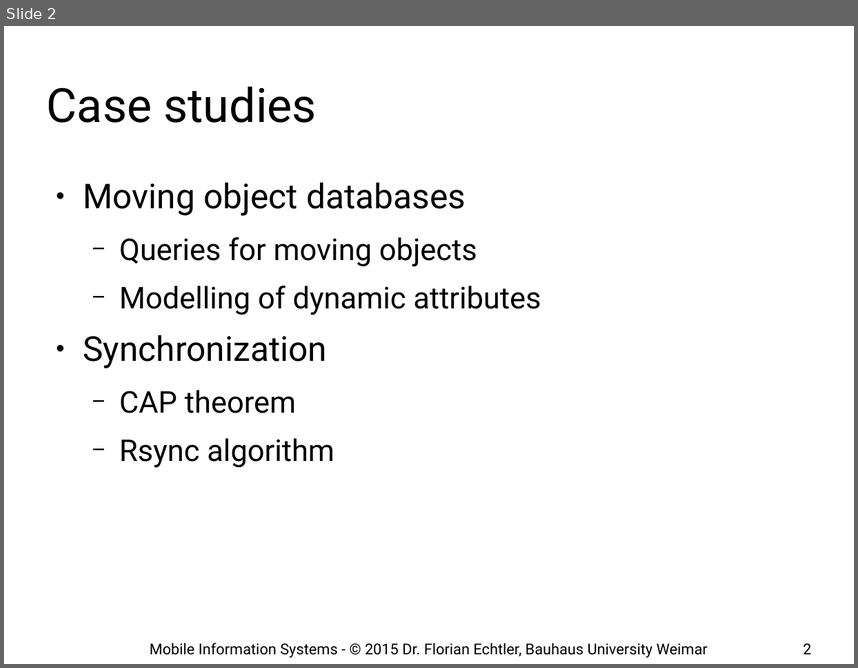
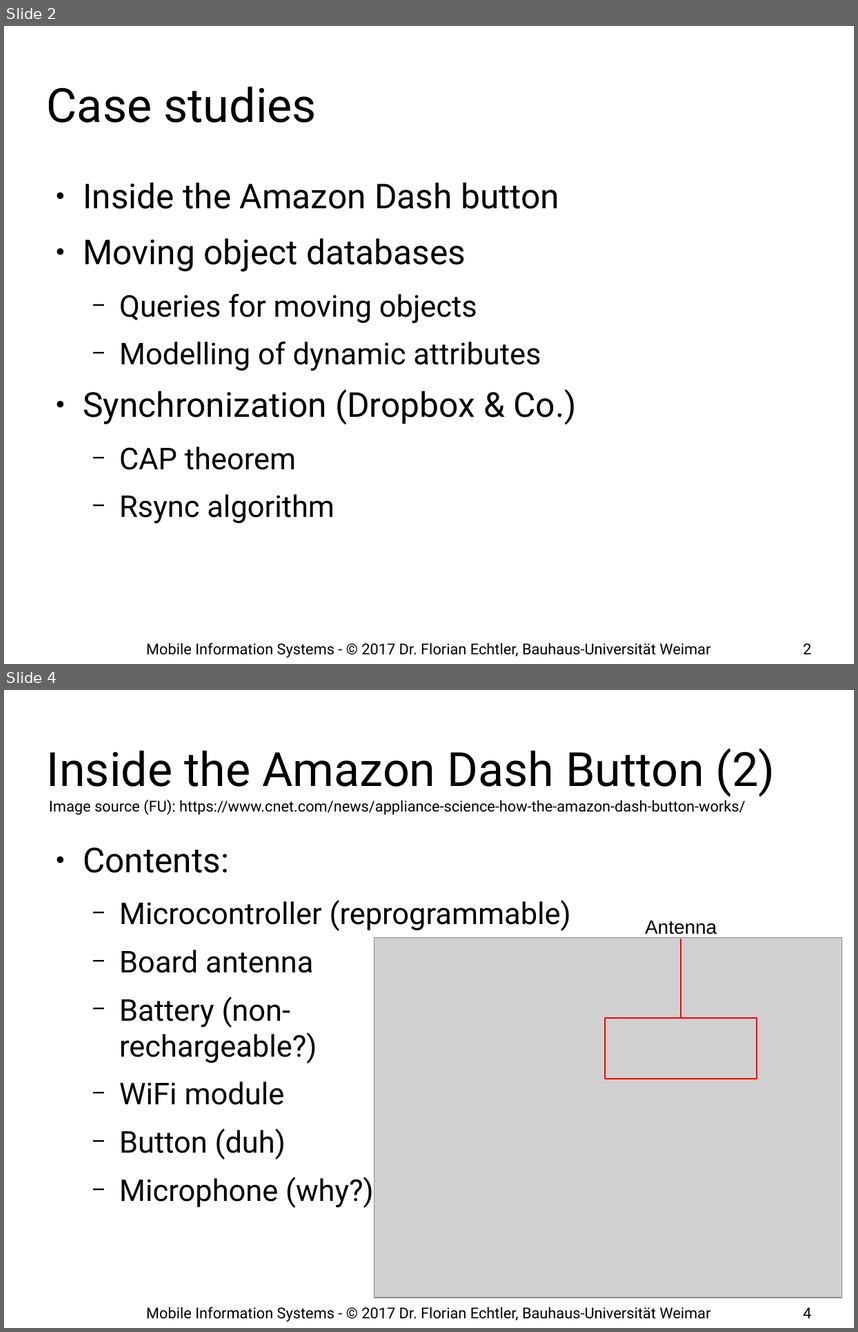
Before and after one commit to floe/mobile-information-systems, a slide deck: 11-case-studies.odp. Shown one above the other, each under a label of ours: slide 2 before the commit, slides 2 and 4 after it; the slides between them are not shown. The pictures are 858x668 and 858x1332 pixels, drawn with LibreOffice and Linux fonts; fonts in the diff are those of the drawing; grey boxes stand for pictures; background and template pictures are left out. Boxes give left, top, right and bottom in pixels: in the first picture for what was removed or moved away, otherwise in the second. Text is boxed around its words. In the diff, an @@ line names an element or a change of style, - is before the commit and + after.

```diff
--- a/11-case-studies.odp
+++ b/11-case-studies.odp
@@ slide 4 added at bbox=[4, 690, 854, 1328], background #FFFFFF @@
@@ title added at bbox=[47, 748, 775, 797], 44 pt, text #000000 @@
+Inside the Amazon Dash Button (2)
@@ text added at bbox=[49, 800, 745, 815], 14 pt, text #000000 @@
+Image source (FU): https://www.cnet.com/news/appliance-science-how-the-amazon-dash-button-works/
@@ text added at bbox=[83, 847, 571, 1208], 28 pt, text #000000 @@
+● Contents:
+  − Microcontroller (reprogrammable)
+  − Board antenna
+  − Battery (non- rechargeable?)
+  − WiFi module
+  − Button (duh)
+  − Microphone (why?)
@@ picture added at bbox=[375, 938, 842, 1297] @@
@@ text added at bbox=[645, 920, 717, 934], 18 pt, text #000000 @@
+Antenna
@@ elbow line added from (682, 1018) to (682, 939), #FF0000 0.99 pt @@
@@ rectangle added at bbox=[606, 1018, 757, 1078], outline #FF0000 0.99 pt @@
@@ text added at bbox=[146, 1306, 711, 1321], 14 pt, text #000000 @@
+Mobile Information Systems - © 2017 Dr. Florian Echtler, Bauhaus-Universität Weimar
@@ page number added at bbox=[803, 1307, 811, 1318], 14 pt, text #000000 @@
+4
@@ slide 2 changed as well @@
@@ text at bbox=[83, 182, 559, 209]: paragraph added @@
+● Inside the Amazon Dash button
@@ text at bbox=[83, 389, 577, 424]: text changed @@
-● Synchronization
+● Synchronization (Dropbox & Co.)
@@ text at bbox=[146, 642, 711, 657]: text changed @@
-Mobile Information Systems - © 2015 Dr. Florian Echtler, Bauhaus University Weimar
+Mobile Information Systems - © 2017 Dr. Florian Echtler, Bauhaus-Universität Weimar
```
Also in this commit, not shown: 28 other slides changed, 3 other slides added.
